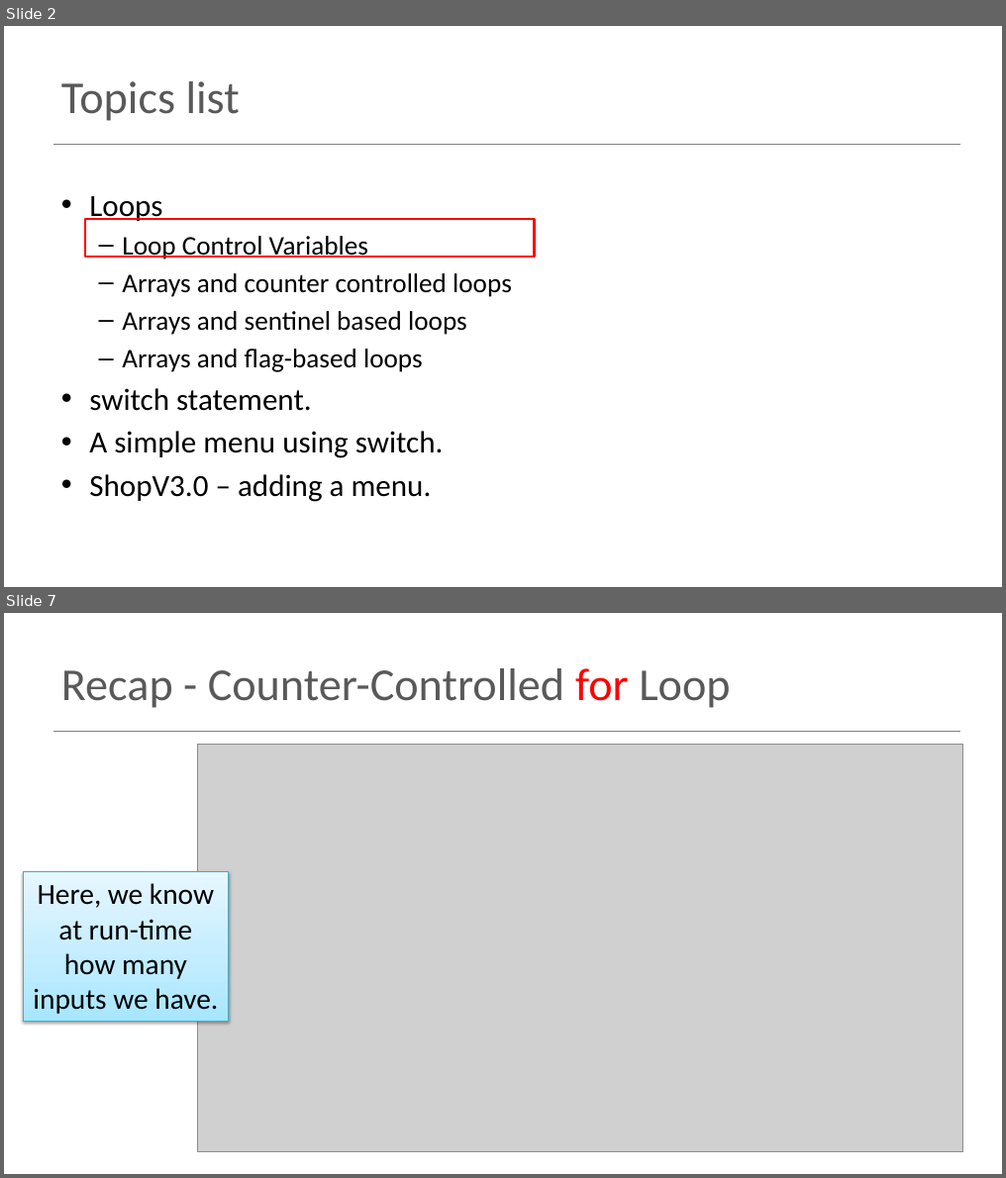
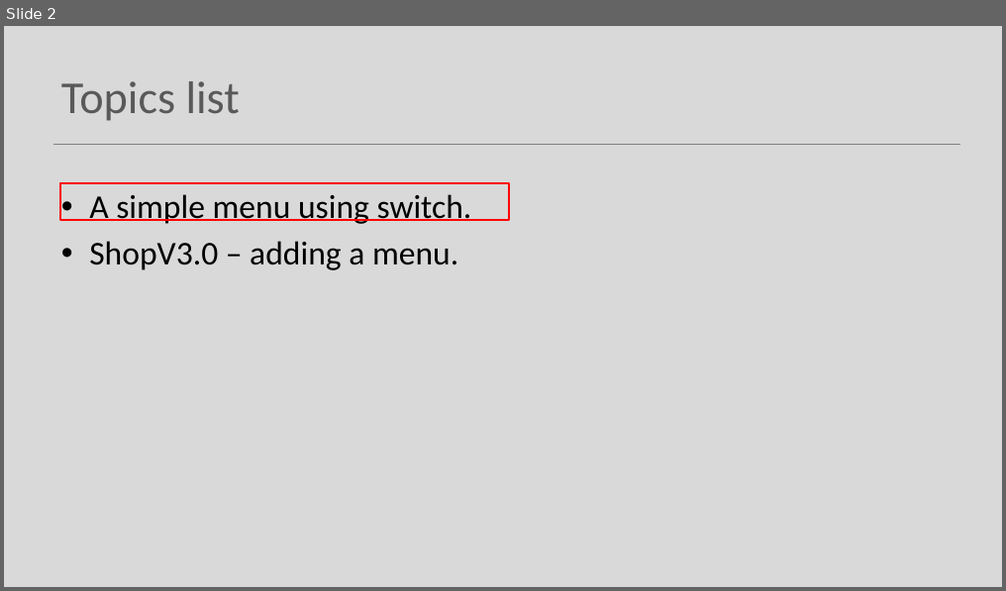
Before and after one commit to Programming-Fundamentals-SETU/prog-fund-1-sept-25, a slide deck: topic09-menus-and-persistence/unit-1/talk-3-menu/c-menu.pptx. Shown one above the other, each under a label of ours: slides 2 and 7 before the commit, slide 2 after it; the slides between them are not shown. The pictures are 1006x1178 and 1006x591 pixels, drawn with LibreOffice and Linux fonts; fonts in the diff are those of the drawing; grey boxes stand for pictures. Boxes give left, top, right and bottom in pixels: in the first picture for what was removed or moved away, otherwise in the second. Text is boxed around its words. In the diff, an @@ line names an element or a change of style, - is before the commit and + after.

```diff
--- a/topic09-menus-and-persistence/unit-1/talk-3-menu/c-menu.pptx
+++ b/topic09-menus-and-persistence/unit-1/talk-3-menu/c-menu.pptx
@@ slide 7 removed at (4,613,1002,1174), background #FFFFFF; not listed: 1 template element that a slide beside it also shows @@
@@ title removed at (61,668,730,708) @@
-Recap - Counter-Controlled for Loop
@@ picture removed at (197,744,963,1152) @@
@@ rectangle removed at (23,872,229,1021) @@
-Here, we know at run-time how many inputs we have.
@@ slide 2 changed as well @@
@@ background #FFFFFF to #D9D9D9 @@
@@ text "A simple menu using switch." at (89,194,472,271): size 29.6 to 32 pt @@
@@ rectangle: place and size @@
-rectangle at (85,219,534,257)
+rectangle at (60,183,509,221)
@@ text at (89,196,512,411): paragraphs removed @@
-• Loops
-  – Loop Control Variables
-  – Arrays and counter controlled loops
-  – Arrays and sentinel based loops
-  – Arrays and flag-based loops
-• switch statement.
```
Also in this commit, not shown: 13 other slides changed, 28 other slides removed, 1 other file.
